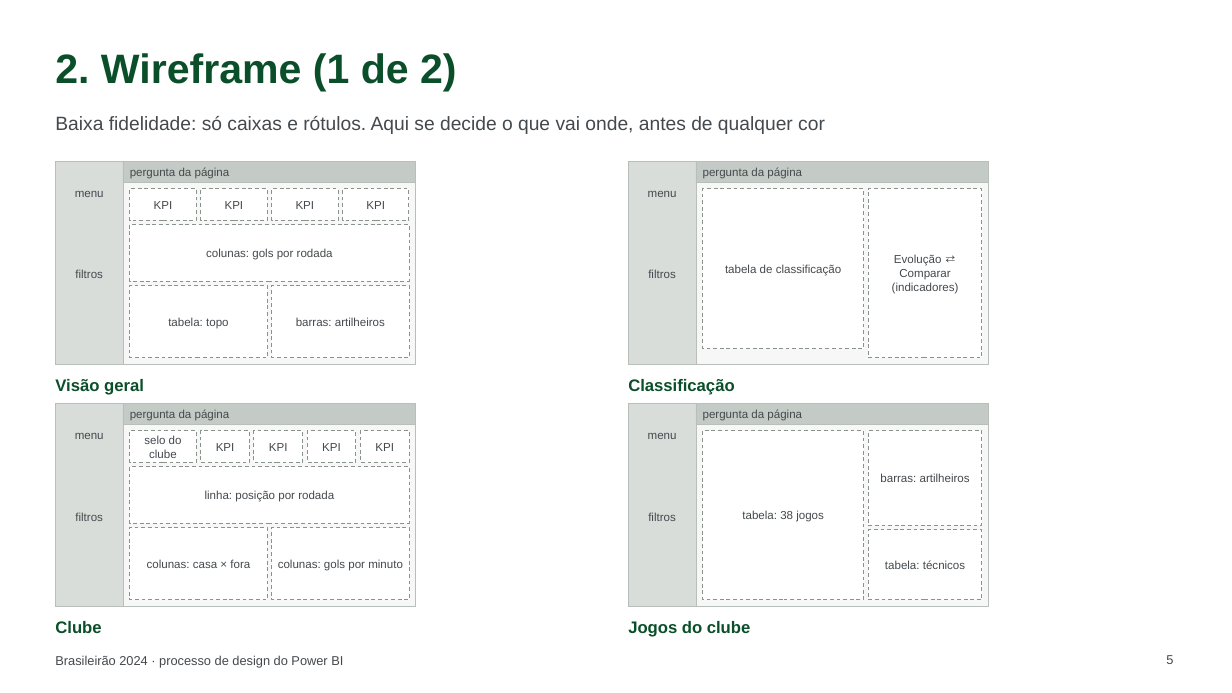
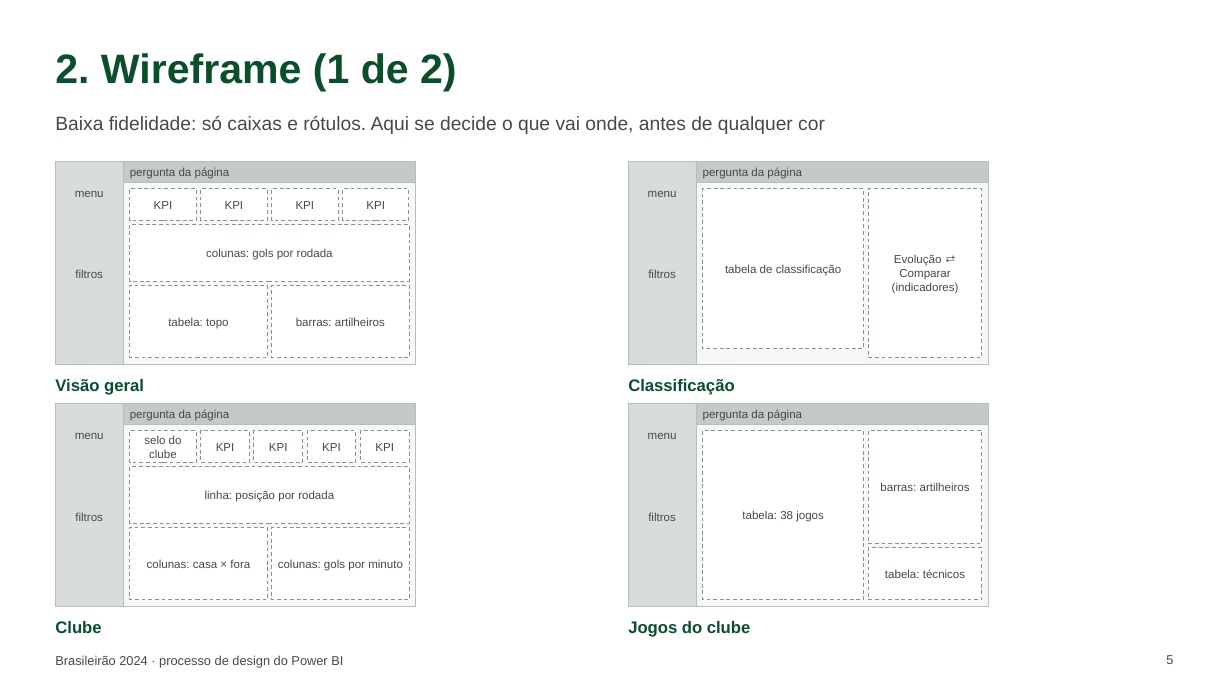
Before and after one commit to thiagomiranda396/Brasileir-o2024, a slide deck: slide 5 of powerbi/design/Brasileirao2024_layout_powerbi.pptx. Drawn at 1232x693 pixels with LibreOffice and Linux fonts; fonts in the diff are those of the drawing. Boxes give left, top, right and bottom in pixels: in the first picture for what was removed or moved away, otherwise in the second. Text is boxed around its words. In the diff, an @@ line names an element or a change of style, - is before the commit and + after.

```diff
--- a/powerbi/design/Brasileirao2024_layout_powerbi.pptx
+++ b/powerbi/design/Brasileirao2024_layout_powerbi.pptx
@@ text "barras: artilheiros": place and size @@
-text "barras: artilheiros" at [880, 473, 970, 482]
+text "barras: artilheiros" at [880, 482, 970, 491]
@@ rectangle: place and size @@
-rectangle at [869, 431, 982, 525]
+rectangle at [869, 431, 982, 543]
@@ text "tabela: técnicos": place and size @@
-text "tabela: técnicos" at [885, 560, 965, 569]
+text "tabela: técnicos" at [885, 569, 965, 578]
@@ rectangle: place and size @@
-rectangle at [869, 531, 982, 601]
+rectangle at [869, 548, 982, 600]
```
Also in this commit, not shown: 11 other slides changed, 47 other files.
